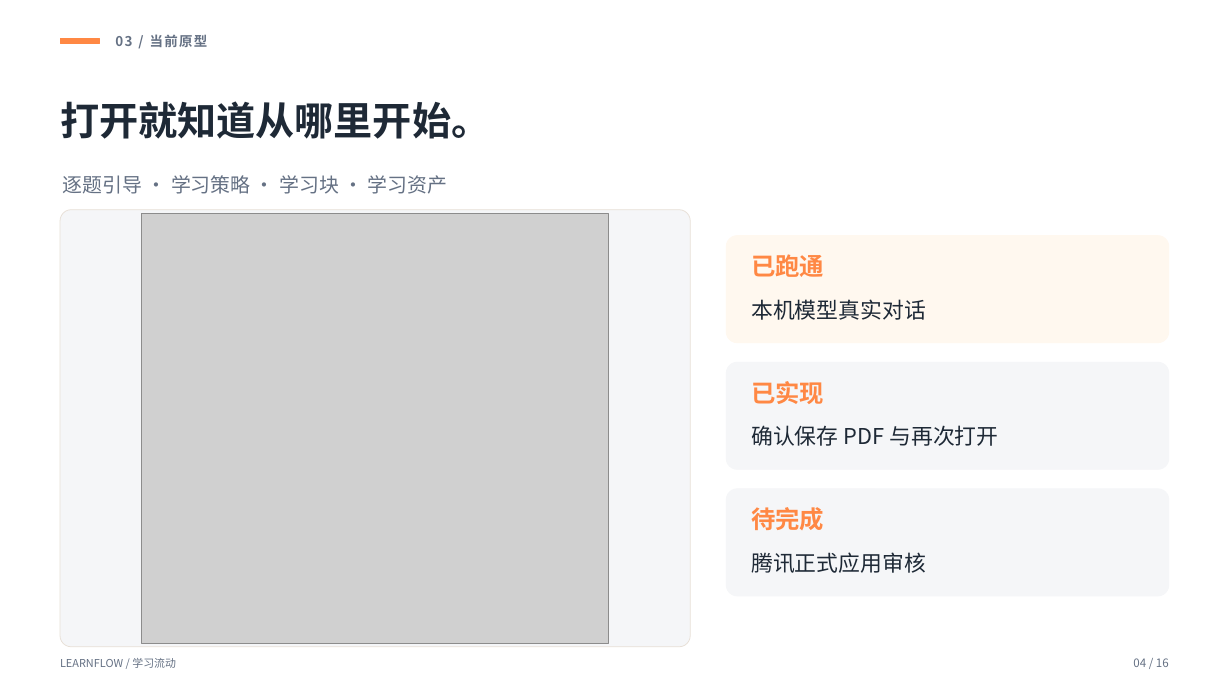
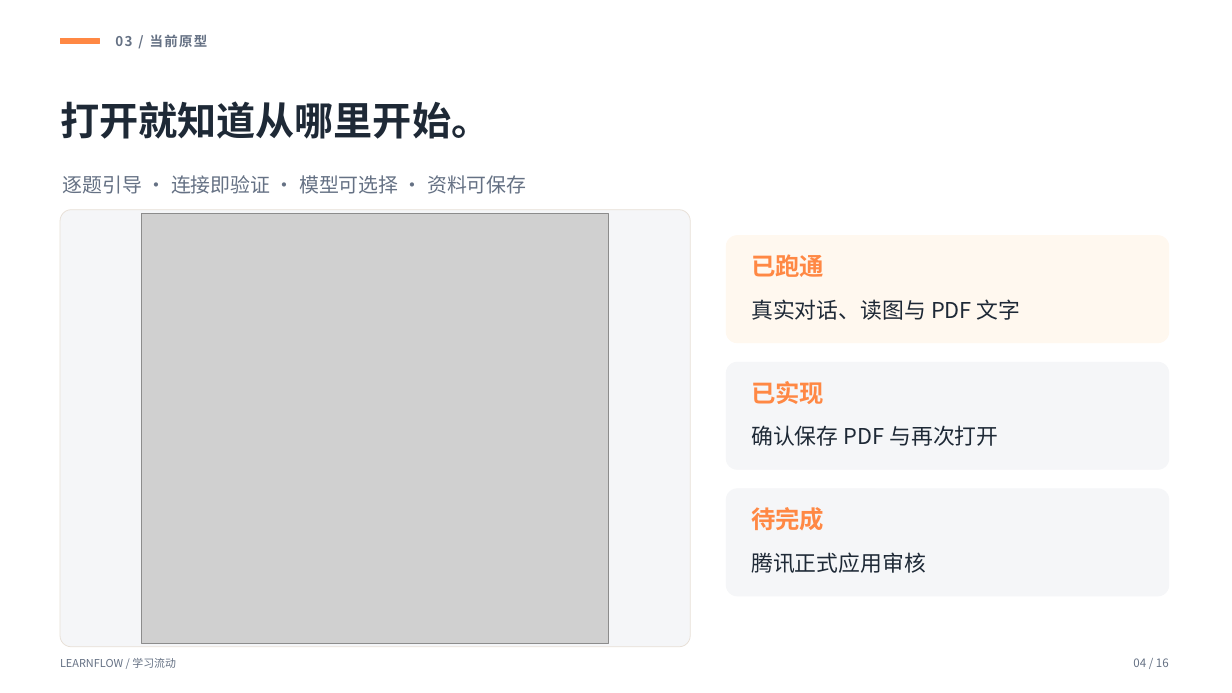
Before and after one commit to banddidonunomarisa741-hub/learnflow-buddy, a slide deck: slide 4 of output/slides/LearnFlow学习流动-答辩演示.pptx. Drawn at 1232x693 pixels with LibreOffice and Linux fonts; fonts in the diff are those of the drawing; grey boxes stand for pictures. Boxes give left, top, right and bottom in pixels: in the first picture for what was removed or moved away, otherwise in the second. Text is boxed around its words. In the diff, an @@ line names an element or a change of style, - is before the commit and + after.

```diff
--- a/output/slides/LearnFlow学习流动-答辩演示.pptx
+++ b/output/slides/LearnFlow学习流动-答辩演示.pptx
@@ text at (x1=63, y1=175, x2=526, y2=194): text changed @@
-逐题引导 · 学习策略 · 学习块 · 学习资产
+逐题引导 · 连接即验证 · 模型可选择 · 资料可保存
@@ text at (x1=751, y1=299, x2=1021, y2=320): text changed @@
-本机模型真实对话
+真实对话、读图与 PDF 文字
```
Also in this commit, not shown: 28 other files.
